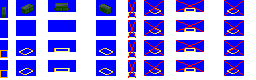
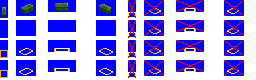
Layers edited between the first and the second 256px x 80px image:
renamed "medium hopper" to "wagons", painted on it over bbox(2, 3, 111, 14)
removed layer "Layer 1" over bbox(2, 3, 111, 14)
painted on "Background" over bbox(2, 3, 111, 14)
